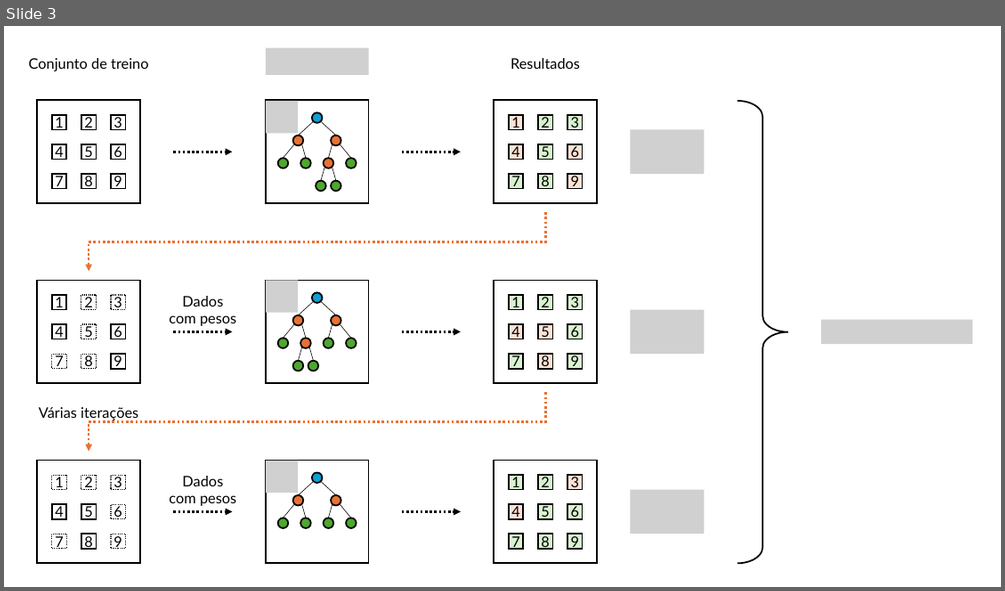
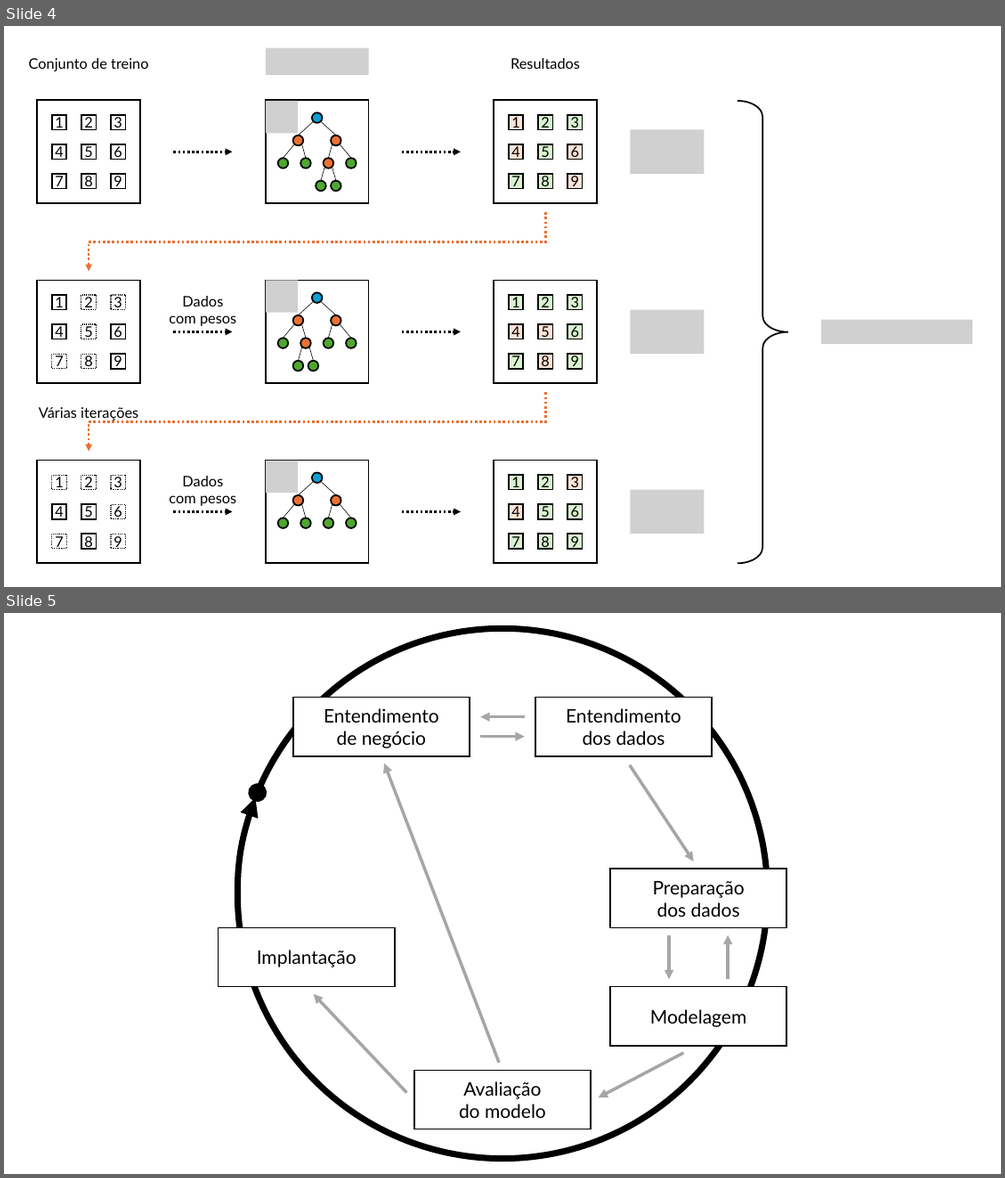
Before and after one commit to sudruder/TCC_MBA_Ciencia_Dados_ICMC, a slide deck: texto/imagens/imagens.pptx. Shown one above the other, each under a label of ours: slide 3 before the commit, slides 4 and 5 after it. The pictures are 1005x591 and 1005x1178 pixels, drawn with LibreOffice and Linux fonts; fonts in the diff are those of the drawing; grey boxes stand for pictures. Boxes give left, top, right and bottom in pixels: in the first picture for what was removed or moved away, otherwise in the second. Text is boxed around its words. In the diff, an @@ line names an element or a change of style, - is before the commit and + after.

```diff
--- a/texto/imagens/imagens.pptx
+++ b/texto/imagens/imagens.pptx
@@ slide 5 added at bbox=[4, 613, 1001, 1174], background #FFFFFF @@
@@ arc (boxed as its full ellipse) added at bbox=[237, 629, 768, 1159], outline #000000 6 pt @@
@@ rectangle added at bbox=[293, 698, 469, 756], fill #FFFFFF, outline #000000 1.5 pt, 18 pt, text #000000 @@
+Entendimento
+de negócio
@@ arrow added from (525, 717) to (480, 717), #A6A6A6 3 pt @@
@@ rectangle added at bbox=[535, 698, 712, 756], fill #FFFFFF, outline #000000 1.5 pt, 18 pt, text #000000 @@
+Entendimento
+dos dados
@@ arrow added from (480, 737) to (525, 737), #A6A6A6 3 pt @@
@@ arrow added from (499, 1062) to (385, 763), #A6A6A6 3 pt @@
@@ arrow added from (630, 765) to (694, 861), #A6A6A6 3 pt @@
@@ rectangle added at bbox=[610, 868, 787, 928], fill #FFFFFF, outline #000000 1.5 pt, 18 pt, text #000000 @@
+Preparação
+dos dados
@@ rectangle added at bbox=[218, 928, 395, 987], fill #FFFFFF, outline #000000 1.5 pt, 18 pt, text #000000 @@
+Implantação
@@ arrow added from (669, 935) to (669, 980), #A6A6A6 3 pt @@
@@ arrow added from (728, 980) to (728, 935), #A6A6A6 3 pt @@
@@ arrow added from (407, 1093) to (314, 994), #A6A6A6 3 pt @@
@@ rectangle added at bbox=[610, 987, 787, 1046], fill #FFFFFF, outline #000000 1.5 pt, 18 pt, text #000000 @@
+Modelagem
@@ arrow added from (684, 1053) to (599, 1097), #A6A6A6 3 pt @@
@@ rectangle added at bbox=[414, 1070, 591, 1129], fill #FFFFFF, outline #000000 1.5 pt, 18 pt, text #000000 @@
+Avaliação
+do modelo
@@ what was slide 3 is now slide 4 @@
```
Also in this commit, not shown: 1 other slide added, 54 other files.
